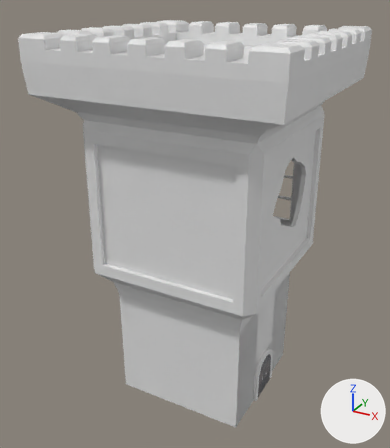
A saved change to the Blender file BlenderModels/Buildings/level_2_platform_tower_1.blend.
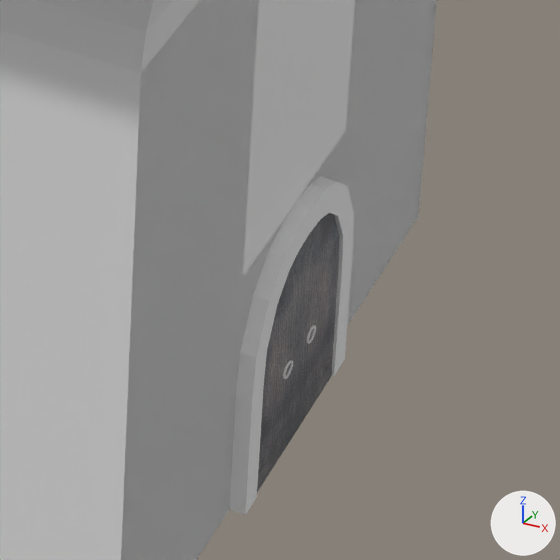
Each version is shown whole from a 50 mm camera at (5.35, -10.43, 7.14) aimed at (-0.27, -0.2, 2.03), then close up on the part from 56% to 78% of the width and 72% to 91% of the height. The lights are fixed; the arrows at lower right show +X, +Y and +Z.

Names of what the first close-up shows: 'Cube', 'DoorFrame', 'LeftDoor', 'RightDoor'.
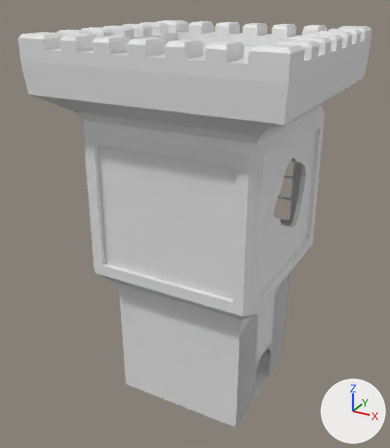
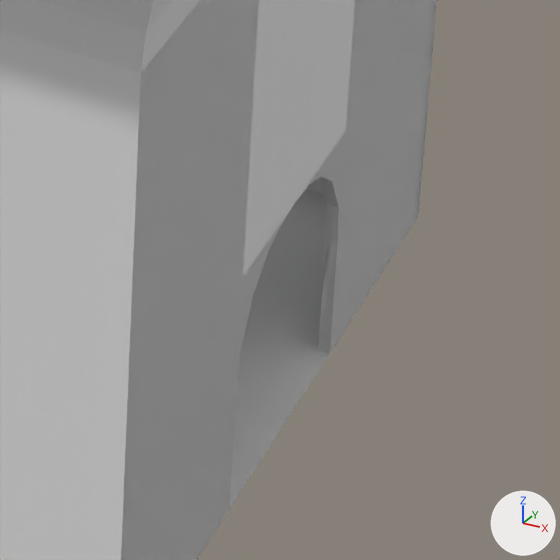
Commit message: first tower done

Boxes [x1, y1, x2, y2] around the edits, measured in the close-ups (560 x 560 px):
```json
{"object": "DoorFrame", "change": "deleted", "before": [229, 177, 354, 515]}
{"object": "LeftDoor", "change": "deleted", "before": [294, 214, 339, 434], "faces in mat_doorwood (picture img_dark_wood_2_jpg)": [294, 214, 339, 434]}
{"object": "RightDoor", "change": "deleted", "before": [257, 242, 305, 492], "faces in mat_doorwood (picture img_dark_wood_2_jpg)": [257, 242, 305, 492]}
```

Scene script edits in JSON lines:
```json
{"op": "remove", "block": "ob_rightdoor", "code": ["ob_rightdoor = bpy.data.objects.new('RightDoor', me_cube_001)", "ob_rightdoor.location = (2.65, -0.014, 0.0)", "ob_rightdoor.rotation_euler = (0.0, 0.0, 3.141)  # degrees (0, 0, 180)", "ob_rightdoor.scale = (1.0, 1.5, 1.0)"]}
{"op": "remove", "block": "ob_leftdoor", "code": ["ob_leftdoor = bpy.data.objects.new('LeftDoor', me_cube_002)", "ob_leftdoor.location = (2.65, -0.013, 0.0)", "ob_leftdoor.rotation_euler = (0.0, 0.0, 3.142)  # degrees (0, 0, 180)", "ob_leftdoor.scale = (1.0, 1.5, 1.0)"]}
{"op": "remove", "block": "ob_doorframe", "code": ["ob_doorframe = bpy.data.objects.new('DoorFrame', me_cube_005)", "ob_doorframe.location = (0.511, 0.0, 0.0)", "ob_doorframe.scale = (1.0, 1.5, 1.0)"]}
```
